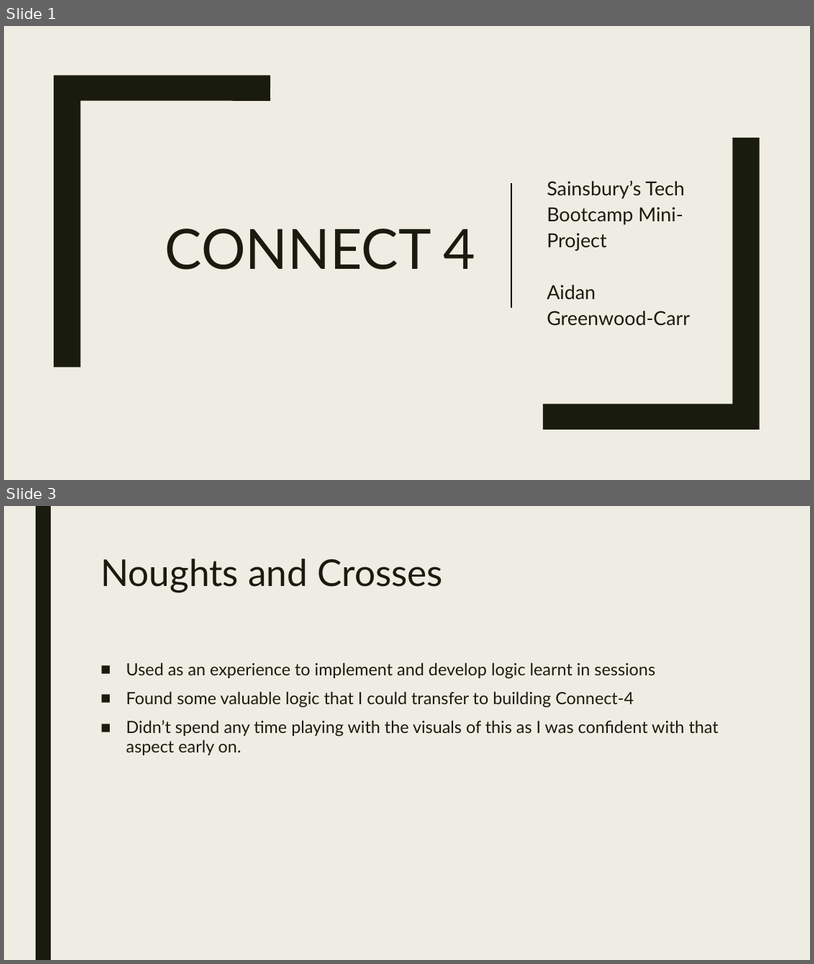
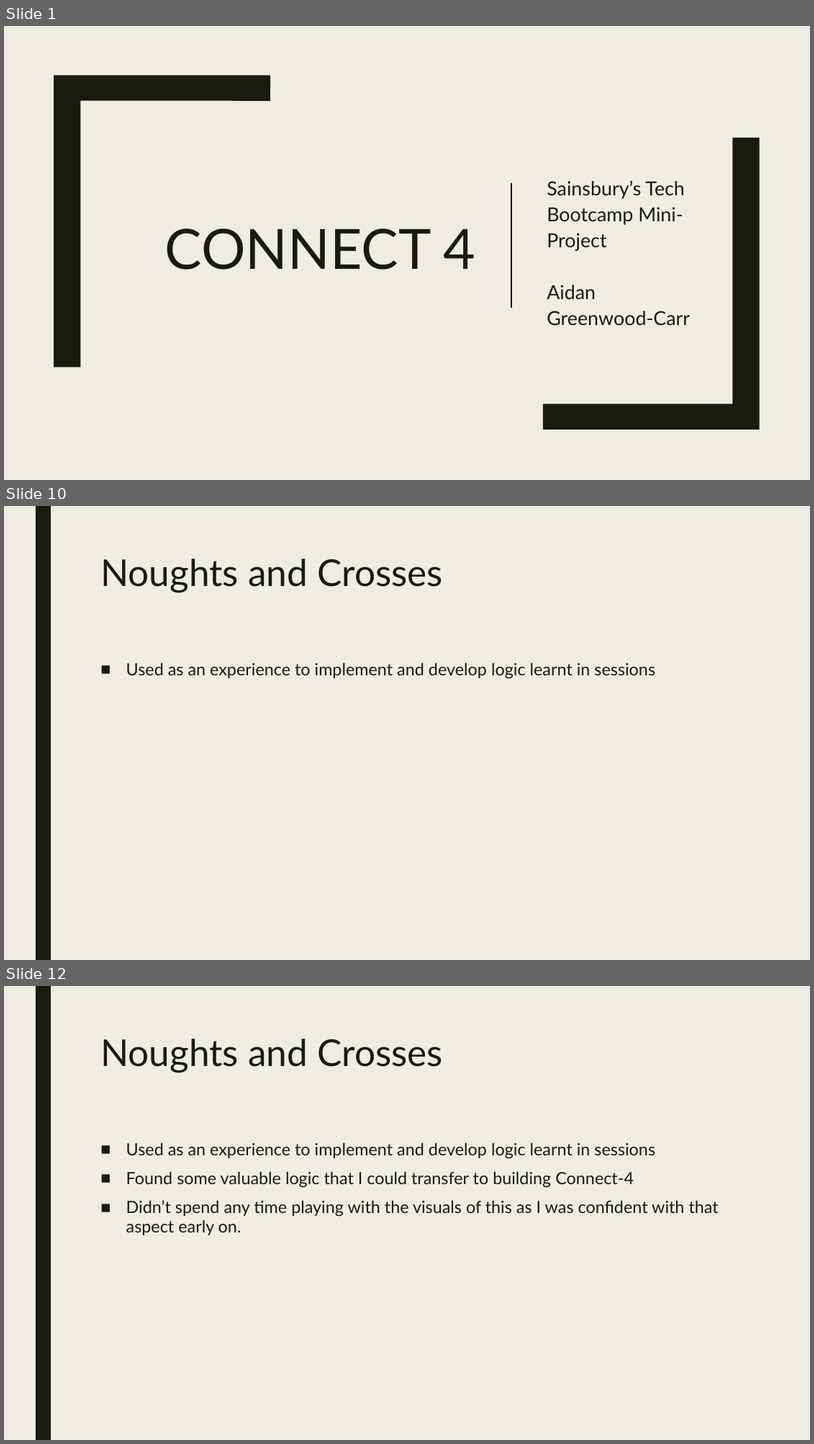
Before and after one commit to Sainsburys-bootcamp-2022/Aidan-Project, a slide deck: mini-project-presentation.pptx. Shown one above the other, each under a label of ours: slides 1 and 3 before the commit, slides 1, 10 and 12 after it; the slides between them are not shown. The pictures are 814x964 and 814x1444 pixels, drawn with LibreOffice and Linux fonts; fonts in the diff are those of the drawing. Boxes give left, top, right and bottom in pixels: in the first picture for what was removed or moved away, otherwise in the second. Text is boxed around its words. In the diff, an @@ line names an element or a change of style, - is before the commit and + after.

```diff
--- a/mini-project-presentation.pptx
+++ b/mini-project-presentation.pptx
@@ slide 10 added at <box>4,506,810,960</box>, background #EFEDE3; not listed: 1 template element that a slide beside it also shows @@
@@ title added at <box>100,559,443,592</box>, 44 pt, text #191B0E @@
+Noughts and Crosses
@@ text added at <box>126,662,656,679</box>, 20 pt, text #191B0E @@
+■ Used as an experience to implement and develop logic learnt in sessions
@@ what was slide 3 is now slide 12 @@
```
Also in this commit, not shown: 2 slides changed, 34 other slides added, 2 other files.
